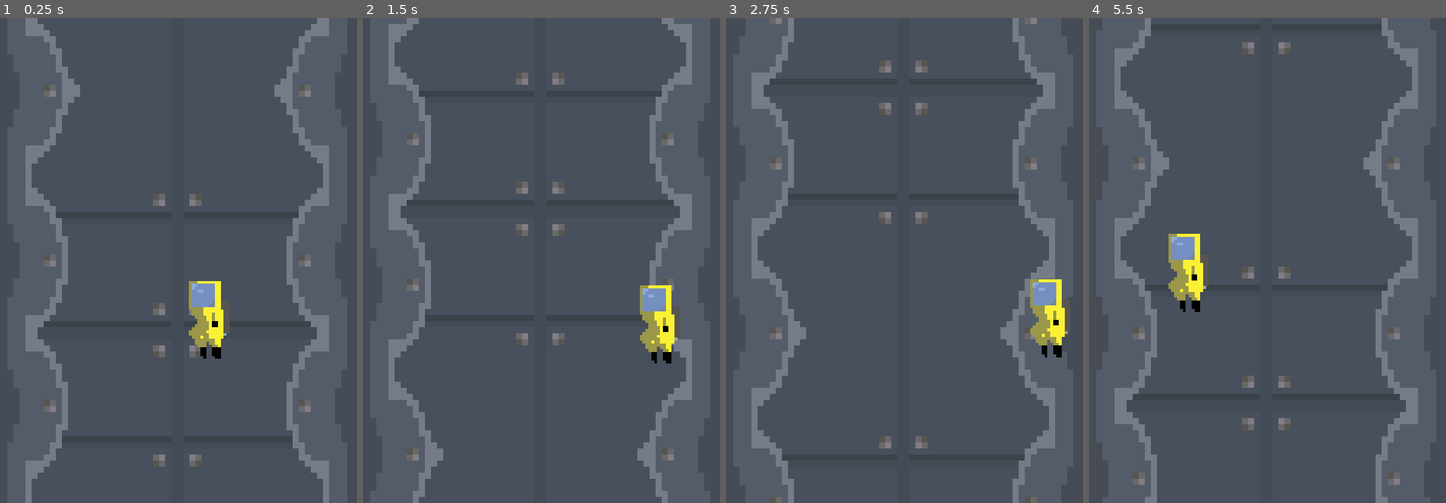
Above: before the commit, frames 1-4 (left to right).
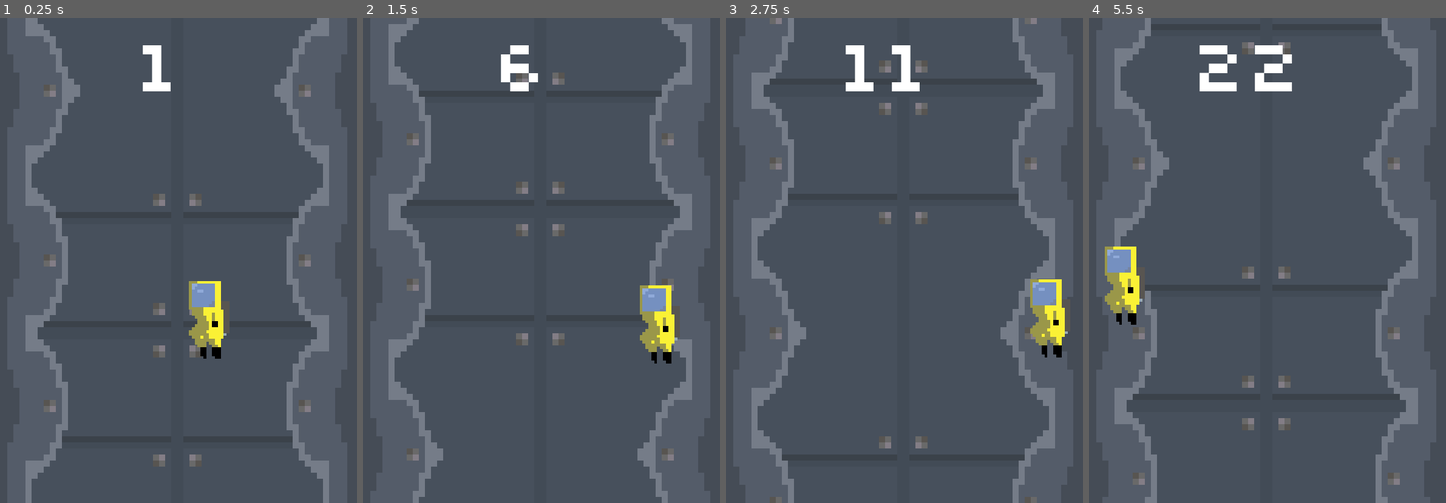
Above: after the commit, the same moments.

Repository: creikey/radiorun
Game: Godot game, scene res://src/scenes/game/game.tscn
The game is run twice, just before and just after one commit, with the same random seed, the same clock (stepped at 60 frames per second) and the same inputs.
Inputs:
- Up to frame 1 (0.25 s): no input
- Up to frame 2 (1.5 s): hold Right (game_right) 0.53-1.28 s; hold Left (game_left) from 1.28 s (still down)
- Up to frame 3 (2.75 s): release Left (game_left) at 2.03 s; hold Right (game_right) from 2.03 s (still down)
- Up to frame 4 (5.5 s): release Right (game_right) at 2.78 s; hold W (game_up) 2.78-3.53 s; hold Left (game_left) from 3.53 s (still down)

The runs differ from the first frame. In frame 1, 0.4% of the frame differs, in the area x 39-48%, y 5-16%; in frame 2, 0.5%; in frame 3, 0.8%; in frame 4, 3.7%, in the area x 4-57%, y 5-64%.

Commit message:
Finish up player script and fix debris script

Diff:
--- a/project.godot
+++ b/project.godot
@@ -13,6 +13,10 @@
 config/name="radiorun"
 run/main_scene="res://src/scenes/game/game.tscn"
 config/icon="res://icon.png"
+
+[autoload]
+
+Score="*res://src/scenes/Score.gd"
 
 [display]
 
--- /dev/null
+++ b/src/scenes/Score.gd
@@ -0,0 +1,3 @@
+extends Node
+
+var score = 0
--- a/src/scenes/game/debris/debris.gd
+++ b/src/scenes/game/debris/debris.gd
@@ -1,10 +1,10 @@
-extends Area2D
+extends RigidBody2D
 
 var rock_numb = 0
-var rot_speed = 2.0
+export var max_rock_numb = 5
 
 func _ready():
-	set_process(true)
+	set_rock_numb(rock_numb)
 
 func set_rock_numb(new_numb):
 	rock_numb = new_numb
--- a/src/scenes/game/debris/debris.tscn
+++ b/src/scenes/game/debris/debris.tscn
@@ -8,20 +8,31 @@
 custom_solver_bias = 0.0
 radius = 10.3718
 
-[node name="debris" type="Area2D"]
+[node name="debris" type="RigidBody2D" index="0"]
 
 position = Vector2( 11.7235, -0.942064 )
 input_pickable = true
-gravity_vec = Vector2( 0, 1 )
-gravity = 98.0
+collision_layer = 1
+collision_mask = 1
+mode = 0
+mass = 1.0
+friction = 1.0
+bounce = 0.0
+gravity_scale = 1.0
+custom_integrator = false
+continuous_cd = 0
+contacts_reported = 0
+contact_monitor = false
+sleeping = false
+can_sleep = true
+linear_velocity = Vector2( 0, 0 )
 linear_damp = 0.1
+angular_velocity = 0.0
 angular_damp = 1.0
-audio_bus_override = false
-audio_bus_name = "Master"
+applied_torque = 100.0
 script = ExtResource( 1 )
-__meta__ = {
-"_edit_group_": true
-}
+_sections_unfolded = [ "Applied Forces", "Linear" ]
+max_rock_numb = 5
 
 [node name="sprite" type="Sprite" parent="." index="0"]
 
--- /dev/null
+++ b/src/scenes/game/game.gd
@@ -0,0 +1,9 @@
+extends Node2D
+
+
+func _on_score_counter_timeout():
+	Score.score += 1
+	$score_label.set_text(str(Score.score))
+
+func _on_player_death():
+	$score_counter.stop()
--- a/src/scenes/game/game.tscn
+++ b/src/scenes/game/game.tscn
@@ -1,24 +1,70 @@
-[gd_scene load_steps=4 format=2]
+[gd_scene load_steps=7 format=2]
 
-[ext_resource path="res://src/scenes/game/main_bg-tile.png" type="Texture" id=1]
-[ext_resource path="res://src/scenes/game/bg.gd" type="Script" id=2]
-[ext_resource path="res://src/scenes/game/player.tscn" type="PackedScene" id=3]
+[ext_resource path="res://src/scenes/game/game.gd" type="Script" id=1]
+[ext_resource path="res://src/scenes/game/main_bg-tile.png" type="Texture" id=2]
+[ext_resource path="res://src/scenes/game/bg.gd" type="Script" id=3]
+[ext_resource path="res://src/scenes/game/player.tscn" type="PackedScene" id=4]
+[ext_resource path="res://src/fonts/slkscr.ttf" type="DynamicFontData" id=5]
 
-[node name="game" type="Node2D" index="0"]
+[sub_resource type="DynamicFont" id=1]
+
+size = 128
+use_mipmaps = false
+use_filter = false
+font_data = ExtResource( 5 )
+_sections_unfolded = [ "Font", "Settings" ]
+
+[node name="game" type="Node2D"]
+
+script = ExtResource( 1 )
+_sections_unfolded = [ "Material", "Transform", "Visibility", "Z Index" ]
 
 [node name="bg" type="Sprite" parent="." index="0"]
 
-texture = ExtResource( 1 )
+texture = ExtResource( 2 )
 centered = false
 region_enabled = true
 region_rect = Rect2( 0, 0, 600, 800 )
-script = ExtResource( 2 )
+script = ExtResource( 3 )
 _sections_unfolded = [ "Offset", "Region", "Transform", "Z Index" ]
 original_down_delta = 8
 
-[node name="player" parent="." index="1" instance=ExtResource( 3 )]
+[node name="player" parent="." index="1" instance=ExtResource( 4 )]
 
 position = Vector2( 258.471, 451.644 )
 _sections_unfolded = [ "Transform" ]
 flying_variation = 5
-rise_speed = 0.5
+
+[node name="score_counter" type="Timer" parent="." index="2"]
+
+process_mode = 1
+wait_time = 0.25
+one_shot = false
+autostart = true
+
+[node name="score_label" type="Label" parent="." index="3"]
+
+anchor_left = 0.5
+anchor_top = 0.5
+anchor_right = 0.5
+anchor_bottom = 0.5
+margin_left = 107.0
+margin_top = 23.0
+margin_right = 425.0
+margin_bottom = 87.0
+rect_pivot_offset = Vector2( 0, 0 )
+mouse_filter = 2
+mouse_default_cursor_shape = 0
+size_flags_horizontal = 1
+size_flags_vertical = 4
+custom_fonts/font = SubResource( 1 )
+text = "0"
+align = 1
+percent_visible = 1.0
+lines_skipped = 0
+max_lines_visible = -1
+_sections_unfolded = [ "Anchor", "Grow Direction", "Margin", "Size Flags", "custom_fonts" ]
+
+[connection signal="death" from="player" to="." method="_on_player_death"]
+
+[connection signal="timeout" from="score_counter" to="." method="_on_score_counter_timeout"]
--- a/src/scenes/game/player.gd
+++ b/src/scenes/game/player.gd
@@ -1,6 +1,8 @@
-extends KinematicBody2D
+extends Area2D
 
-enum STATES { flying, flipping, falling, rising, reorienting }
+signal death
+
+enum STATES { flying, flipping, falling, rising, reorienting, dead }
 var state
 
 export var upper_bounds = 0.5
@@ -28,11 +30,11 @@
 			$AnimatedSprite.play("flipping")
 			state = STATES.flipping
 		flying_counter += 1
-		move_and_collide(Vector2(0,sin(flying_counter/flying_divisor)*flying_variation))
+		relative_move(Vector2(0,sin(flying_counter/flying_divisor)*flying_variation))
 		if(Input.is_action_pressed("game_left")):
-			move_and_collide(Vector2(-flying_horizontal_speed,0))
+			relative_move(Vector2(-flying_horizontal_speed,0))
 		if(Input.is_action_pressed("game_right")):
-			move_and_collide(Vector2(flying_horizontal_speed,0))
+			relative_move(Vector2(flying_horizontal_speed,0))
 		var sprite_width = $AnimatedSprite.frames.get_frame("flying", $AnimatedSprite.frame).get_width()
 		sprite_width *= $AnimatedSprite.scale.x
 		global_position.x = clamp(global_position.x, 0, OS.get_window_size().x-sprite_width)
@@ -47,8 +49,16 @@
 		if(Input.is_action_pressed("game_up")):
 			$AnimatedSprite.play("reorienting")
 			state = STATES.reorienting
+		# Emit death if the player goes off screen
+		if(global_position.y > OS.get_window_size().y):
+			emit_signal("death")
+			state = STATES.dead
 		falling_velocity += fall_speed
-		move_and_collide(Vector2(0,falling_velocity))
+		relative_move(Vector2(0,falling_velocity))
+		if(Input.is_action_pressed("game_left")):
+			relative_move(Vector2(-flying_horizontal_speed,0))
+		if(Input.is_action_pressed("game_right")):
+			relative_move(Vector2(flying_horizontal_speed,0))
 	elif(state == STATES.reorienting):
 		# Transition to going up
 		if($AnimatedSprite.frame >= $AnimatedSprite.frames.get_frame_count("reorienting")-1):
@@ -60,8 +70,13 @@
 		if(global_position.y <= OS.get_window_size().y*upper_bounds):
 			state=STATES.flying
 		rising_velocity += rise_speed
-		move_and_collide(Vector2(0,-rising_velocity))
+		relative_move(Vector2(0,-rising_velocity))
+	elif(state == STATES.dead):
+		pass
 
 func goto_upper_bounds():
 	var target_pos = Vector2(OS.get_window_size().x/2, upper_bounds*OS.get_window_size().y)
-	move_and_collide(target_pos-global_position)
+	relative_move(target_pos-global_position)
+
+func relative_move(inVec):
+	global_position += inVec
--- a/src/scenes/game/player.tscn
+++ b/src/scenes/game/player.tscn
@@ -33,7 +33,7 @@
 "frames": [ ExtResource( 3 ), ExtResource( 4 ), ExtResource( 5 ), ExtResource( 6 ), ExtResource( 7 ), ExtResource( 8 ), ExtResource( 9 ), ExtResource( 10 ) ],
 "loop": false,
 "name": "flipping",
-"speed": 10.0
+"speed": 15.0
 }, {
 "frames": [ ExtResource( 11 ) ],
 "loop": true,
@@ -43,7 +43,7 @@
 "frames": [ ExtResource( 10 ), ExtResource( 12 ), ExtResource( 8 ), ExtResource( 7 ), ExtResource( 6 ), ExtResource( 5 ), ExtResource( 4 ) ],
 "loop": true,
 "name": "reorienting",
-"speed": 15.0
+"speed": 20.0
 }, {
 "frames": [ ExtResource( 13 ), ExtResource( 14 ), ExtResource( 15 ), ExtResource( 16 ), ExtResource( 17 ), ExtResource( 18 ), ExtResource( 19 ), ExtResource( 20 ), ExtResource( 21 ) ],
 "loop": true,
@@ -51,12 +51,15 @@
 "speed": 5.0
 } ]
 
-[node name="player" type="KinematicBody2D"]
+[node name="player" type="Area2D"]
 
 input_pickable = false
-collision_layer = 1
-collision_mask = 1
-collision/safe_margin = 0.08
+gravity_vec = Vector2( 0, 1 )
+gravity = 98.0
+linear_damp = 0.1
+angular_damp = 1.0
+audio_bus_override = false
+audio_bus_name = "Master"
 script = ExtResource( 1 )
 upper_bounds = 0.5
 bg_sprite = null
Binary file added: src/fonts/slkscr.ttf
Binary file added: src/fonts/slkscrb.ttf
Binary file added: src/fonts/slkscre.ttf
Binary file added: src/fonts/slkscreb.ttf
